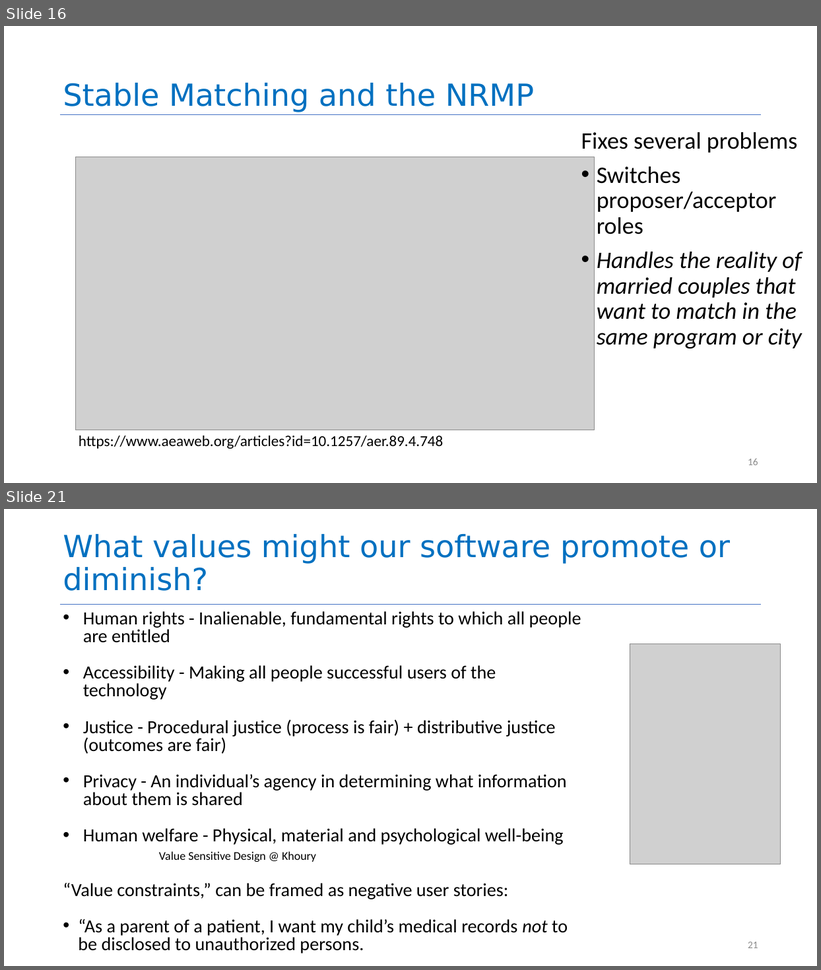
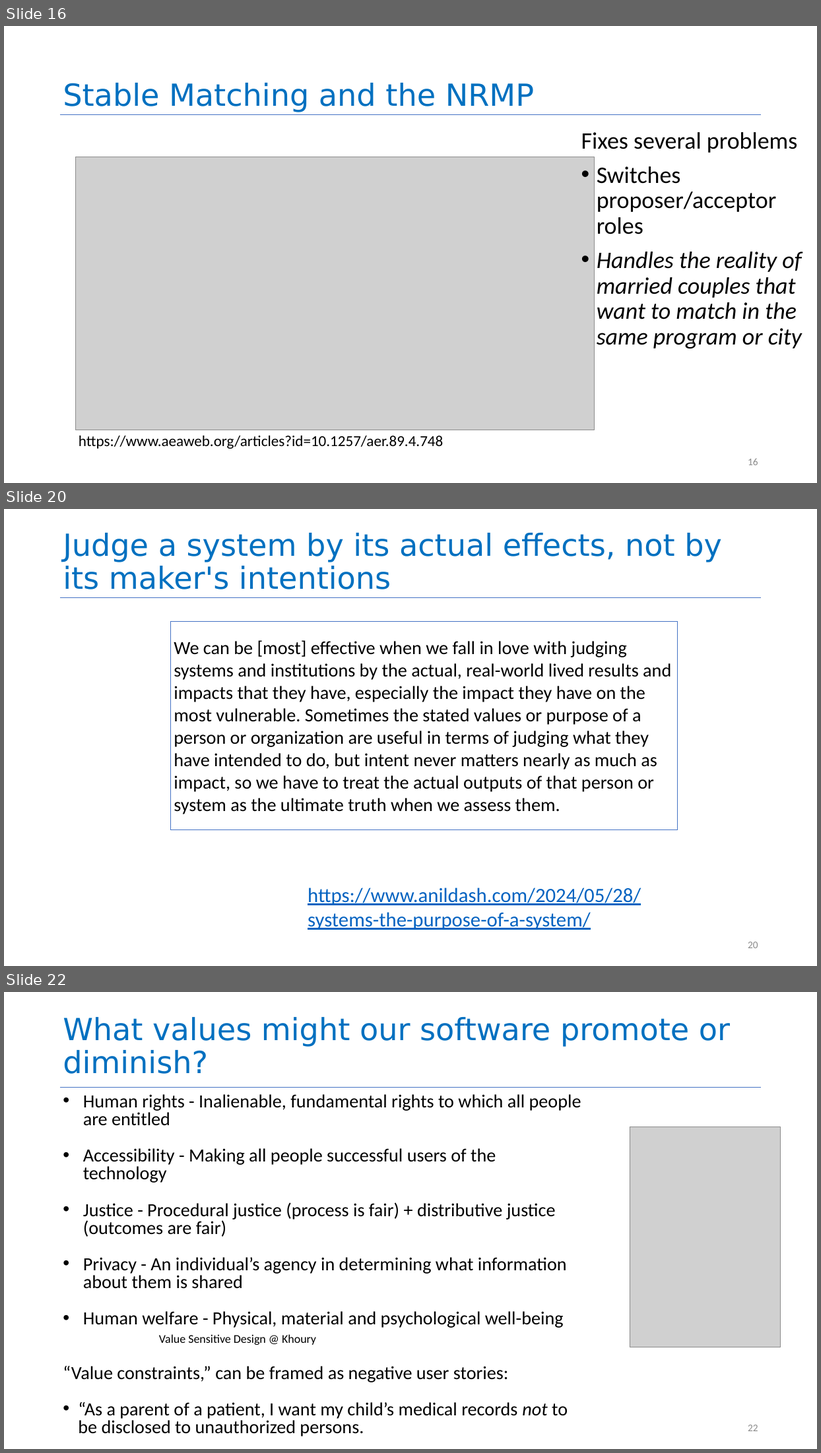
Before and after one commit to neu-se/CS4530-Spring-2026, a slide deck: Slides/Module 15 Engineering Software for Equity.pptx. Shown one above the other, each under a label of ours: slides 16 and 21 before the commit, slides 16, 20 and 22 after it; the slides between them are not shown. The pictures are 821x970 and 821x1453 pixels, drawn with LibreOffice and Linux fonts; fonts in the diff are those of the drawing; grey boxes stand for pictures. Boxes give left, top, right and bottom in pixels: in the first picture for what was removed or moved away, otherwise in the second. Text is boxed around its words. In the diff, an @@ line names an element or a change of style, - is before the commit and + after.

```diff
--- a/Slides/Module 15 Engineering Software for Equity.pptx
+++ b/Slides/Module 15 Engineering Software for Equity.pptx
@@ slide 20 added at bbox=[4, 509, 817, 966], background #FFFFFF; not listed: 1 template element that a slide beside it also shows @@
@@ title added at bbox=[63, 533, 722, 590], 72 pt, text #0070C0 @@
+Judge a system by its actual effects, not by its maker's intentions
@@ rectangle added at bbox=[171, 621, 677, 830], outline #4472C4 1 pt, 44 pt, text #000000 @@
+We can be [most] effective when we fall in love with judging systems and institutions by the actual, real-world lived results and impacts that they have, especially the impact they have on the most vulnerable. Sometimes the stated values or purpose of a person or organization are useful in terms of judging what they have intended to do, but intent never matters nearly as much as impact, so we have to treat the actual outputs of that person or system as the ultimate truth when we assess them.
@@ text added at bbox=[308, 888, 641, 930], 48 pt, text #0563C1, underline @@
+https://www.anildash.com/2024/05/28/systems-the-purpose-of-a-system/
@@ page number added at bbox=[748, 942, 758, 949], 24 pt, text #8C8C8C @@
+20
@@ what was slide 21 is now slide 22 @@
@@ page number at bbox=[748, 1425, 758, 1432]: text changed @@
-21
+22
```
Also in this commit, not shown: 8 slides changed, 2 other slides added, 1 other file.
